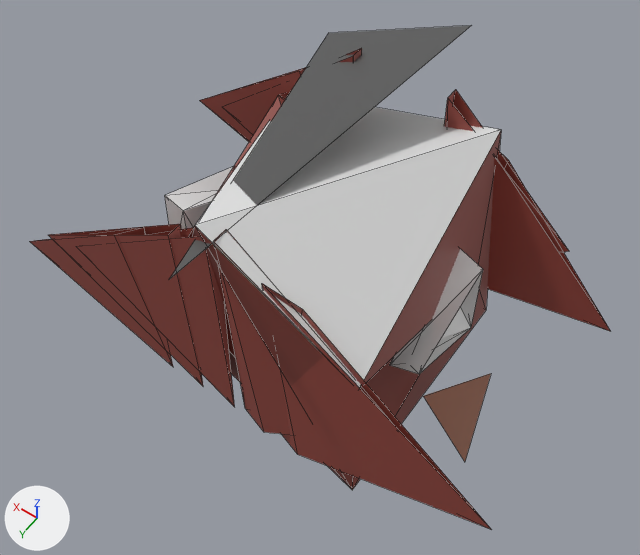
One commit to the glTF model assets/models/buildings/farm/ChickenCoop.lod2.glb: the scene before it, then after it.
Camera for both pictures: a 50 mm lens placed at (-1.62, 2.26, 4.23), pointed at (-0.07, 0.09, 0.81). Arrows for +X, +Y and +Z are at lower left; the lights stay in place. The older version comes first. Mesh edges are drawn as thin lines. Vertices at exactly the same position are counted once.

In view in the first picture: 'ChickenCoop'.
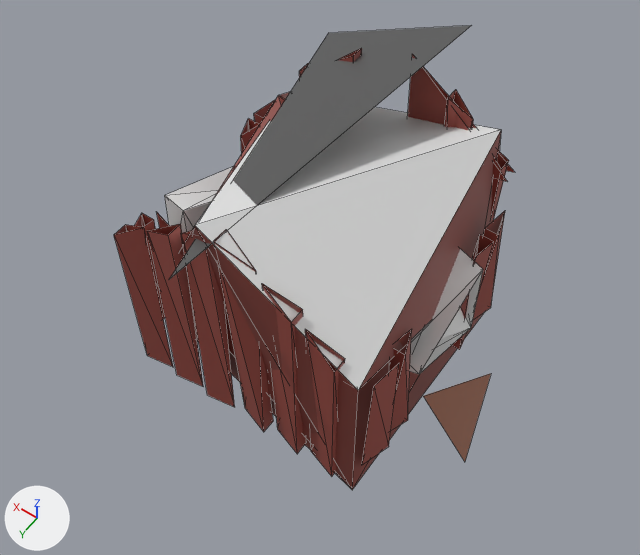
Diff of the bpy script that builds the scene:
```diff
--- a/assets/models/buildings/farm/ChickenCoop.lod2.glb.py
+++ b/assets/models/buildings/farm/ChickenCoop.lod2.glb.py
@@ me_cube_015 @@
 # used by ob_chickencoop; location = (0.0, 0.0, 0.0)
-me_cube_015.from_pydata(...)  # 93 vertices, 116 faces; spans x -1.36..1.39, y -1.05..0.95, z 0.17..1.71
+me_cube_015.from_pydata(...)  # 157 vertices, 184 faces; spans x -1.05..1.05, y -1.05..0.95, z 0.17..1.71
+# me_cube_015 part 1
+# 9 vertices are removed from x -1.36..1.39, y -0.7..0.7, z 0.53..0.95
+# 18 faces are deleted
+# 49 vertices are added at x -0.73..0.72, y -0.72..0.72, z 0.32..1.66
+# 6 new vertices lie (0.0, 0.07, 0.0) away from vertices in x -0.59..0.58, y -0.72..0.65, z 0.32..1.43
+# 5 new vertices lie (0.0, -0.07, 0.0) away from vertices in x -0.39..0.58, y -0.65..0.72, z 0.32..1.28
+# 7 new vertices lie (0.0, 0.0, 0.75) away from vertices in x -0.73..0.72, y -0.43..0.44, z 0.33
+# 6 new vertices lie (0.08, 0.0, 0.0) away from vertices in x -0.73, y -0.58..0.39, z 0.33..1.08
+# 86 new faces join them, mat_lightred (red #9e4b41)
 me_cube_015.materials.append(mat_white)
```

Pixel boxes (x1, y1, x2, y2) of what changed, in the pictures (640 x 555 px):
'ChickenCoop', reshaped (31% narrower, 8% shorter)
    before: (29, 25, 610, 529)
    after: (114, 25, 514, 490)
part 1 of me_cube_015, cut back
    before: (29, 49, 610, 529)
    after: (114, 49, 514, 477)
